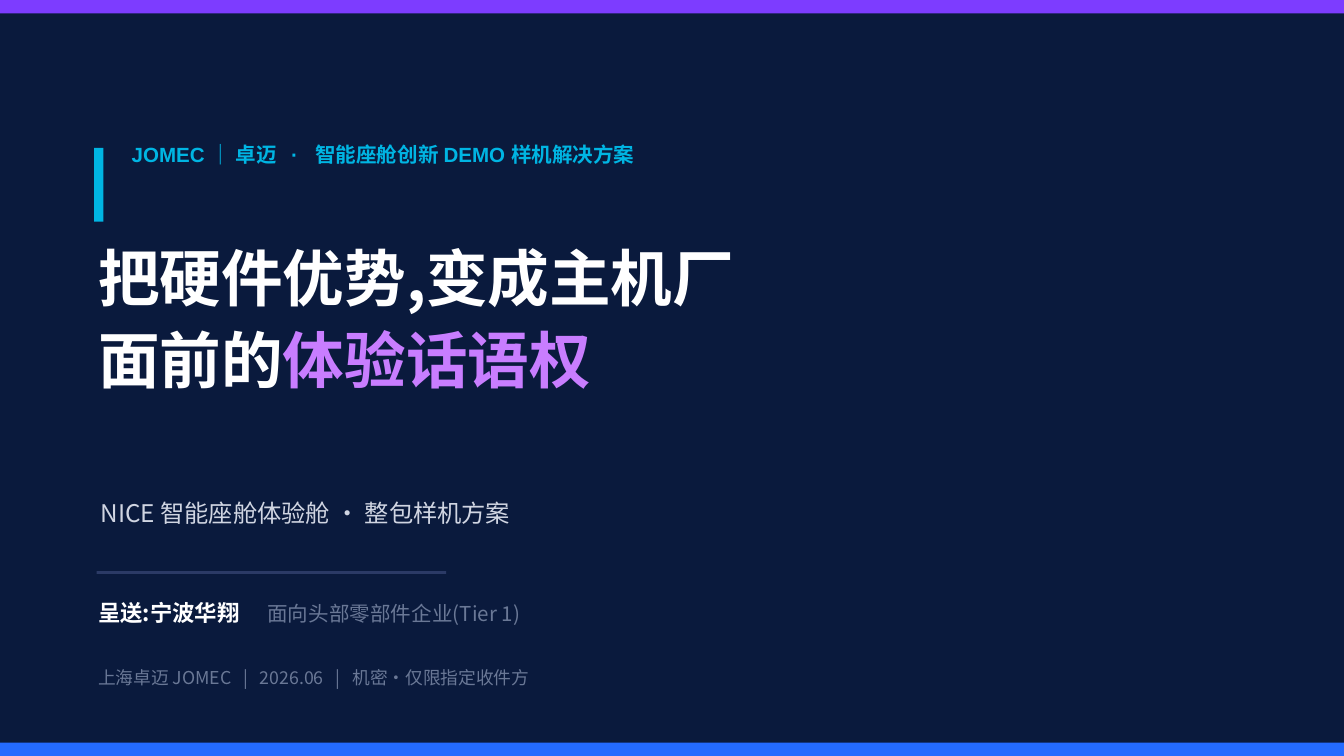
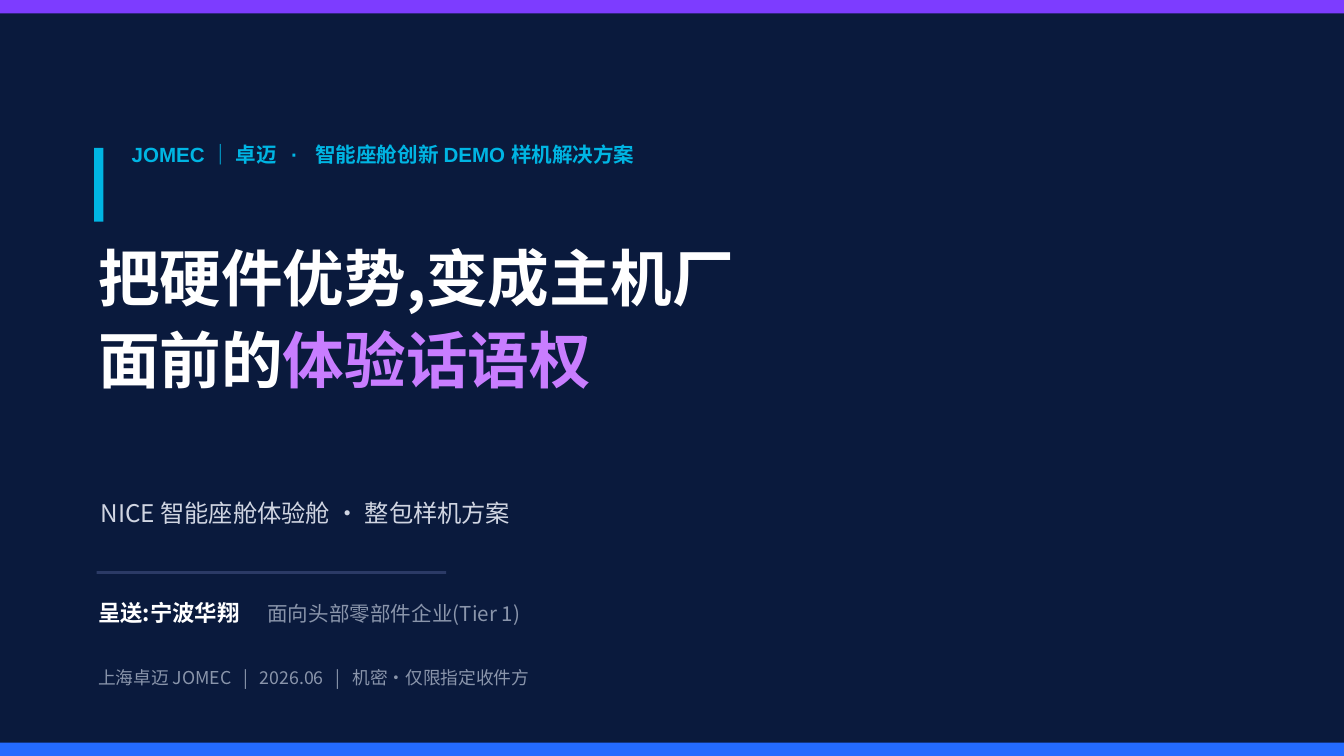
Before and after one commit to JOMECDESIGN/sales-proposal, a slide deck: slide 1 of NICE-智能座舱-售前方案-master-V2.pptx. Drawn at 1344x756 pixels with LibreOffice and Linux fonts; fonts in the diff are those of the drawing. Boxes give left, top, right and bottom in pixels: in the first picture for what was removed or moved away, otherwise in the second. Text is boxed around its words. In the diff, an @@ line names an element or a change of style, - is before the commit and + after.

```diff
--- a/NICE-智能座舱-售前方案-master-V2.pptx
+++ b/NICE-智能座舱-售前方案-master-V2.pptx
@@ text "呈送:宁波华翔 面向头部零部件企业(Tier 1)" at box(98, 602, 520, 625): text colour #6A7896 to #8A95AB in "面向头部零部件企业(Tier 1)" @@
@@ text "上海卓迈 JOMEC | 2026.06 | ..." at box(98, 669, 529, 686): text colour #6A7896 to #8A95AB @@
```
Also in this commit, not shown: 28 other slides changed.
